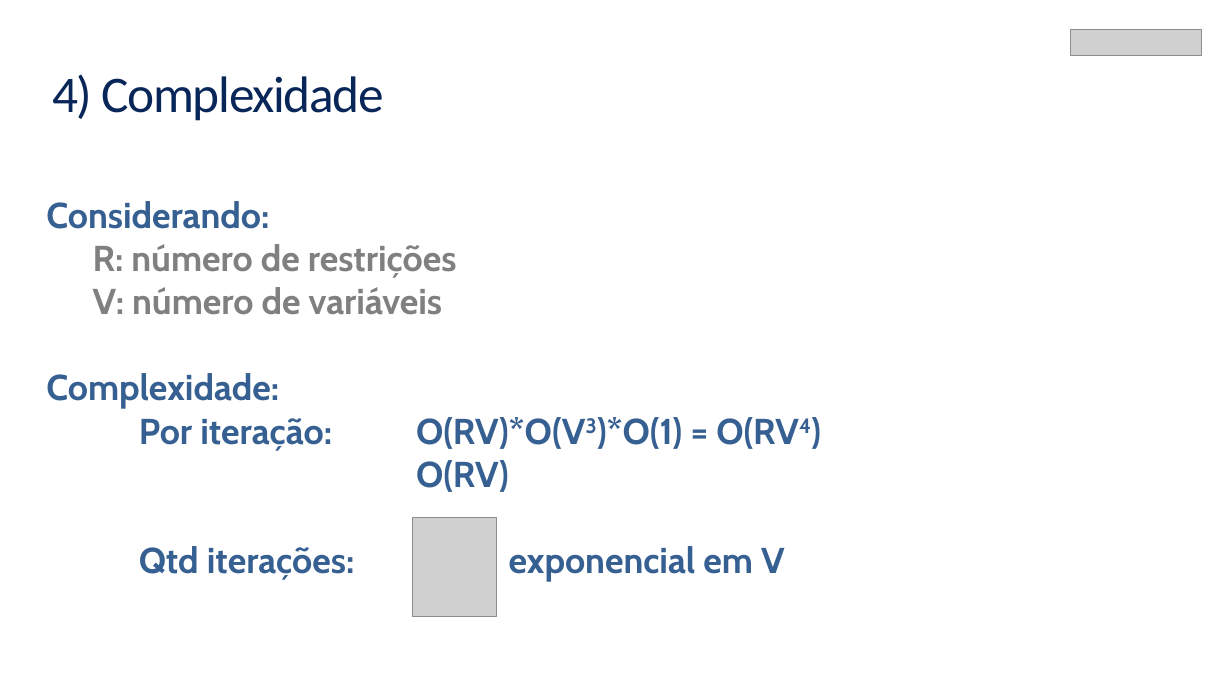
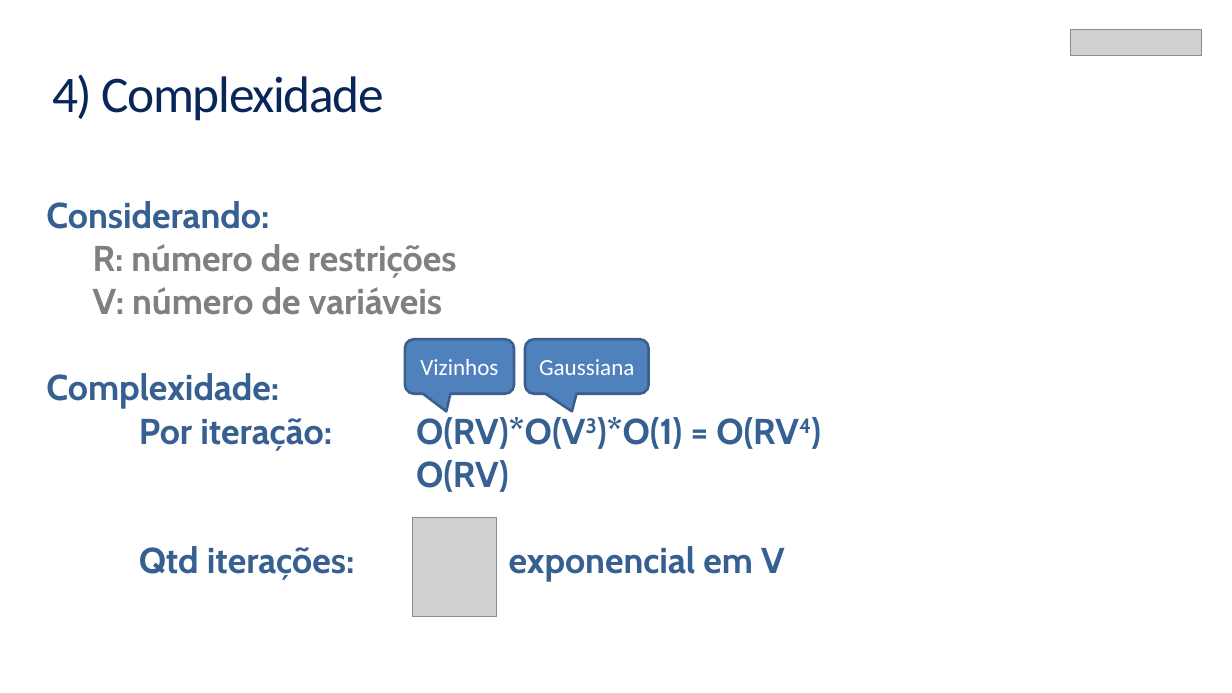
Before and after one commit to sergiosilvar/simplex_prog_linear, a slide deck: slide 28 of APRESENTAÇÃO SIMPLEX.pptx. Drawn at 1232x693 pixels with LibreOffice and Linux fonts; fonts in the diff are those of the drawing; grey boxes stand for pictures; background and template pictures are left out. Boxes give left, top, right and bottom in pixels: in the first picture for what was removed or moved away, otherwise in the second. Text is boxed around its words. In the diff, an @@ line names an element or a change of style, - is before the commit and + after.

```diff
--- a/APRESENTAÇÃO SIMPLEX.pptx
+++ b/APRESENTAÇÃO SIMPLEX.pptx
@@ rounded speech box added at <box>405,339,514,394</box>, fill #4F81BD, outline #3A5F8C 2 pt, 18 pt, text #FFFFFF @@
+Vizinhos
@@ rounded speech box added at <box>525,339,649,394</box>, fill #4F81BD, outline #3A5F8C 2 pt, 18 pt, text #FFFFFF @@
+Gaussiana
```
Also in this commit, not shown: 13 other slides changed, 1 slide added.
